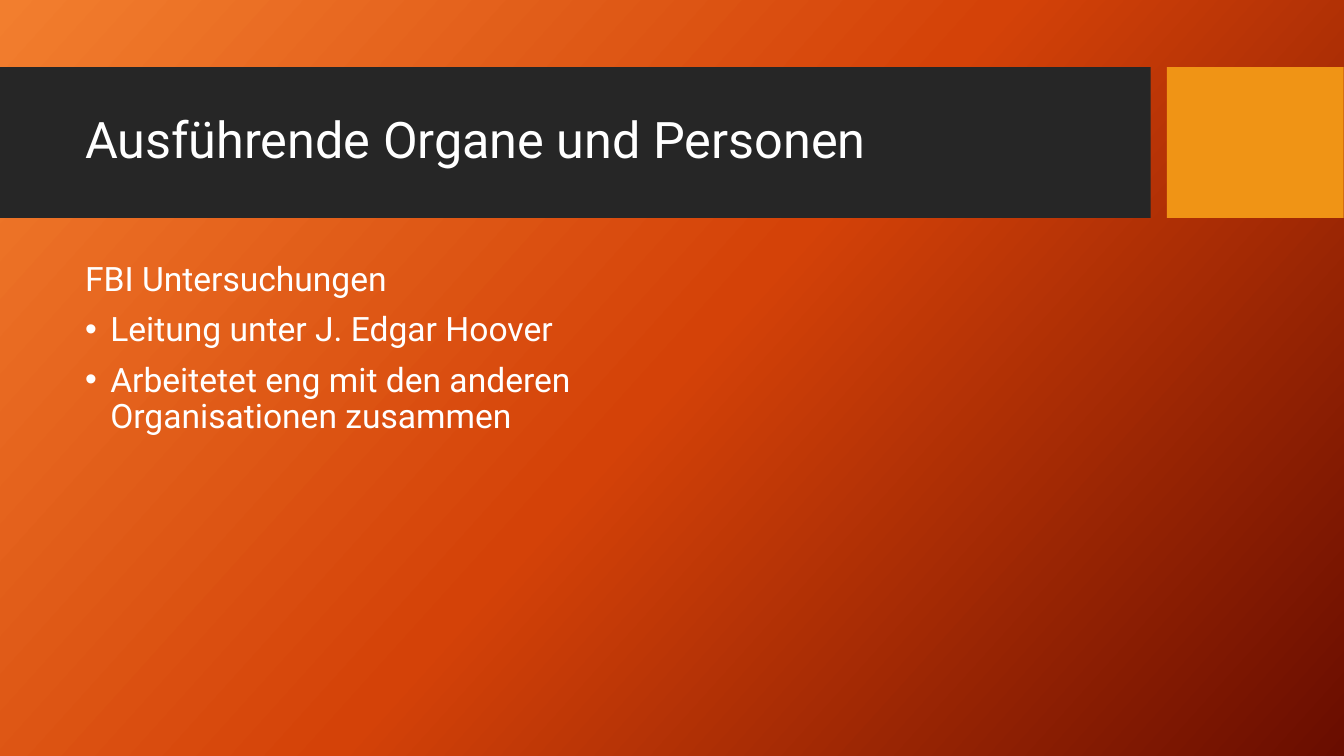
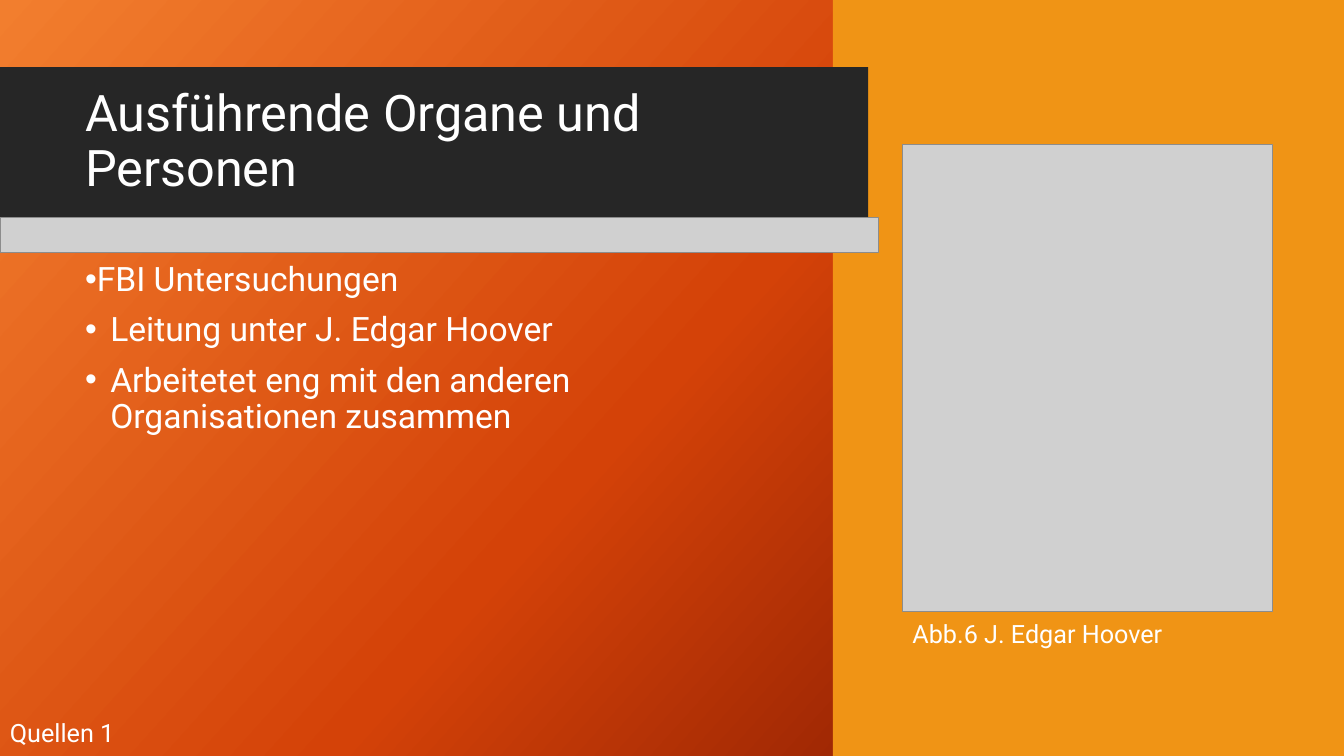
Before and after one commit to AkazeX/Schule, a slide deck: slide 7 of BM/Geschichte/McCathyismus/McCarthyismus.pptx (slide 8 before the commit). Drawn at 1344x756 pixels with LibreOffice and Linux fonts; fonts in the diff are those of the drawing; grey boxes stand for pictures; background and template pictures are left out. Boxes give left, top, right and bottom in pixels: in the first picture for what was removed or moved away, otherwise in the second. Text is boxed around its words. In the diff, an @@ line names an element or a change of style, - is before the commit and + after.

```diff
--- a/BM/Geschichte/McCathyismus/McCarthyismus.pptx
+++ b/BM/Geschichte/McCathyismus/McCarthyismus.pptx
@@ rectangle added at bbox=[0, 0, 1344, 756], fill gradient #F18031 to #D54209 to #6A0D00 @@
@@ rectangle added at bbox=[833, 0, 1344, 756], fill #F09415 @@
@@ rectangle removed at bbox=[0, 68, 1150, 219] @@
@@ rectangle added at bbox=[0, 68, 1150, 219], fill #262626 @@
@@ rectangle added at bbox=[0, 68, 868, 219], fill #262626 @@
@@ title "Ausführende Organe und Personen" rewrapped from bbox=[85, 119, 865, 169] to bbox=[85, 92, 641, 187] @@
@@ rectangle removed at bbox=[1168, 68, 1344, 219] @@
@@ rectangle added at bbox=[1168, 68, 1344, 219], fill #F09415 @@
@@ picture added at bbox=[902, 144, 1272, 611] @@
@@ picture added at bbox=[0, 217, 1150, 252] @@
@@ picture added at bbox=[0, 217, 878, 252] @@
@@ picture added at bbox=[1168, 218, 1344, 234] @@
@@ text at bbox=[97, 265, 399, 298]: bullet none to • @@
@@ text added at bbox=[912, 624, 1162, 649], 18 pt, text #FFFFFF @@
+Abb.6 J. Edgar Hoover
@@ text added at bbox=[10, 723, 114, 745], 18 pt, text #FFFFFF @@
+Quellen 1
```
Also in this commit, not shown: 6 other slides changed, 3 slides added, 2 slides removed, 1 other file.
